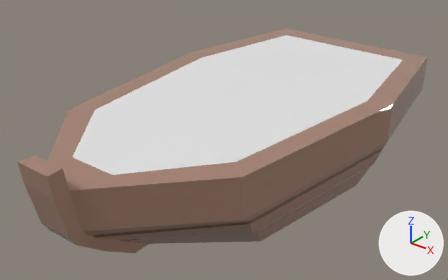
An edit to the FBX model Lost in the sea/Assets/Models/Boats/Small_boat.fbx, drawn before and after from the same camera.
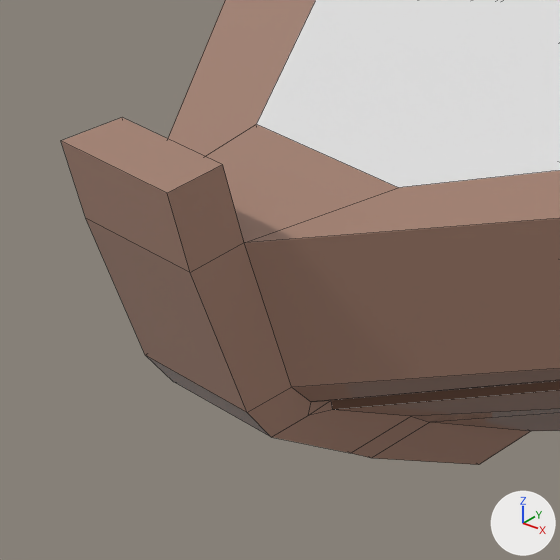
Each version appears first whole from a 50 mm camera at (2.39, -3.087, 2.126) aimed at (-0.041, -0.049, 0.242), and next in a close-up on the part from 0% to 35% of the width and 44% to 100% of the height. Every picture has the same lights, and +X, +Y and +Z are marked at lower right. The close-ups show mesh edges as thin lines. Where no turn or scale is listed for an object, it has been applied to the vertices.

The first close-up shows 'Boat', 'WaterMask'.
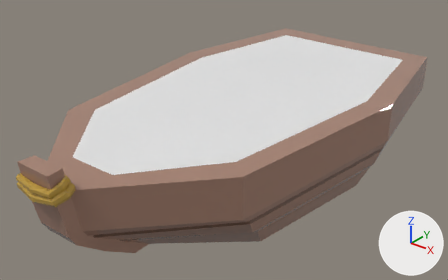
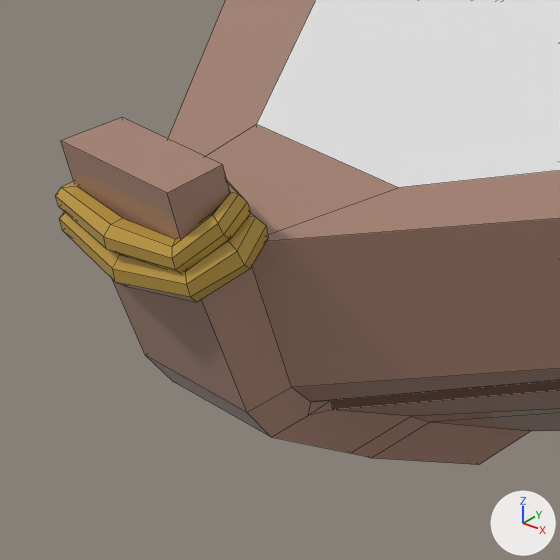
What the commit changed:
Material 'Rope' (mat_rope) is new.
Its base color is (0.517, 0.324, 0.0552) (yellow #be9a42).
Its roughness is 0.0.
me_cube_002 is used by ob_boat; location (0.0, 0.0, 0.0).
me_cube_002 had 134 vertices, 126 faces and spanned x -0.89..0.89, y -1.59..1.66, z -0.08..0.68.
me_cube_002 now has 262 vertices, 254 faces and spans x -0.89..0.89, y -1.62..1.66, z -0.08..0.68.
me_cube_002 part 1: a new loose piece of 64 vertices spanning x -0.16..0.17, y -1.62..-1.43, z 0.49..0.6, in mat_rope (yellow #be9a42).
me_cube_002 part 2: a new loose piece of 64 vertices spanning x -0.14..0.15, y -1.62..-1.44, z 0.55..0.64, in mat_rope (yellow #be9a42).
me_cube_002 now uses material mat_rope (yellow #be9a42).

Boxes (x1, y1, x2, y2) around the edits, measured in the close-ups (560 x 560 px):
'Boat', reshaped: before (61, 0, 560, 465); after (55, 0, 560, 465)
part 1 of me_cube_002, added: after (59, 212, 268, 302)
part 2 of me_cube_002, added: after (55, 181, 251, 273)
